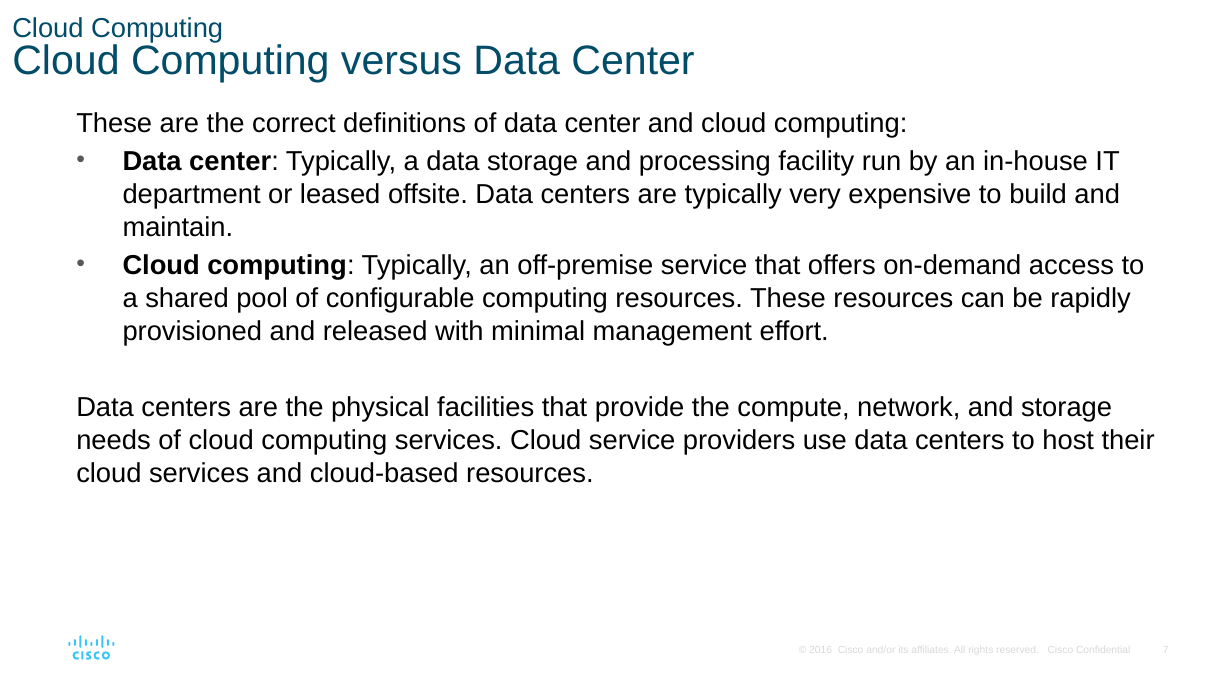
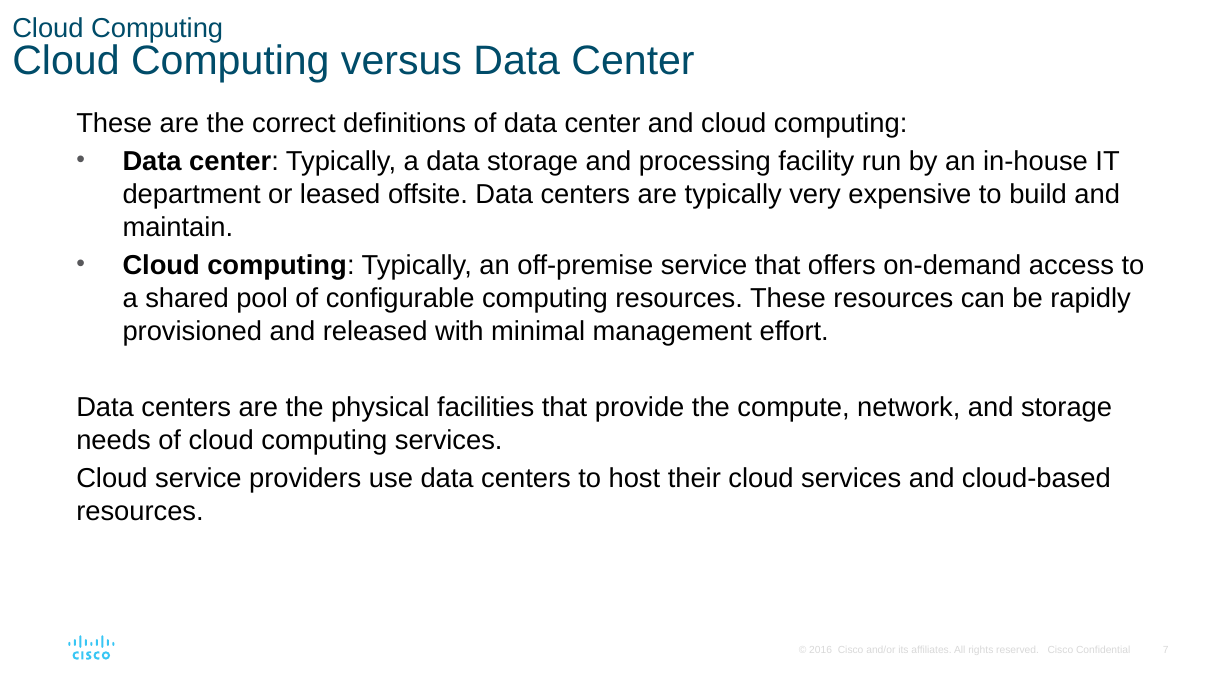
Before and after one commit to jb23lm87/CCNA-V7, a slide deck: slide 7 of ENSA_Module_13.pptx. Drawn at 1232x693 pixels with LibreOffice and Linux fonts; fonts in the diff are those of the drawing. Boxes give left, top, right and bottom in pixels: in the first picture for what was removed or moved away, otherwise in the second. Text is boxed around its words. In the diff, an @@ line names an element or a change of style, - is before the commit and + after.

```diff
--- a/ENSA_Module_13.pptx
+++ b/ENSA_Module_13.pptx
@@ text at <box>76,396,1112,521</box>: text changed @@
-Data centers are the physical facilities that provide the compute, network, and storage needs of cloud computing services. Cloud service providers use data centers to host their cloud services and cloud-based resources.
+Data centers are the physical facilities that provide the compute, network, and storage needs of cloud computing services.
+Cloud service providers use data centers to host their cloud services and cloud-based resources.
```
Also in this commit, not shown: 2 other slides changed.
